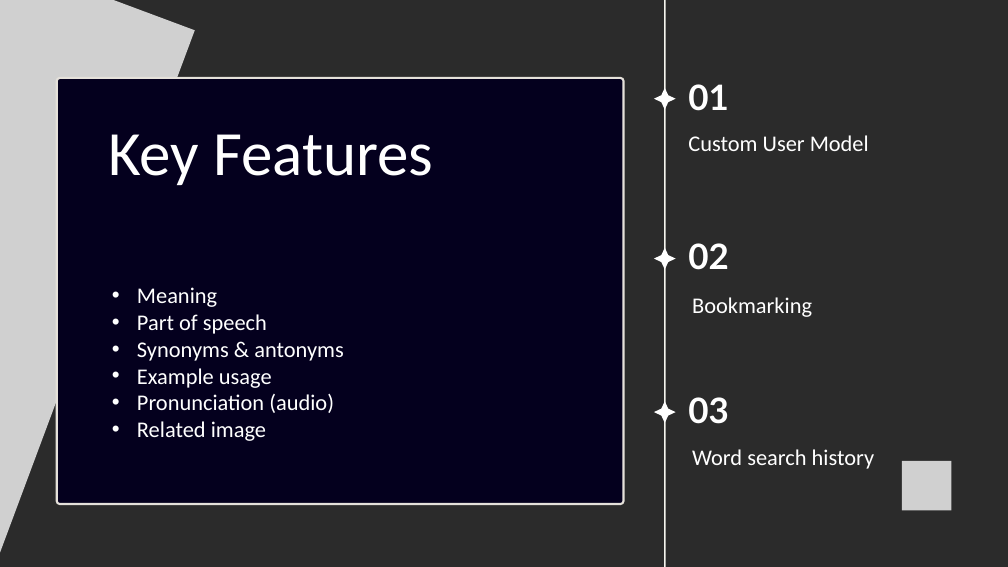
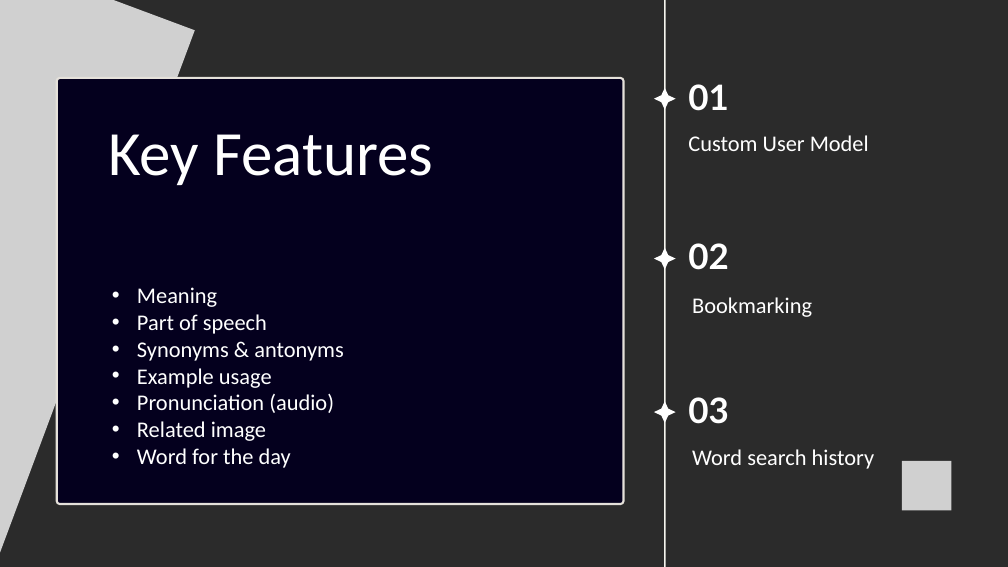
Before and after one commit to user0063/DD-ppt, a slide deck: slide 7 of Digital Dictionary.pptx. Drawn at 1008x567 pixels with LibreOffice and Linux fonts; fonts in the diff are those of the drawing; grey boxes stand for pictures; background and template pictures are left out; a plain dark background stands for a picture behind light text. Boxes give left, top, right and bottom in pixels: in the first picture for what was removed or moved away, otherwise in the second. Text is boxed around its words. In the diff, an @@ line names an element or a change of style, - is before the commit and + after.

```diff
--- a/Digital Dictionary.pptx
+++ b/Digital Dictionary.pptx
@@ text at (x1=137, y1=448, x2=291, y2=468): paragraph added @@
+• Word for the day
```
